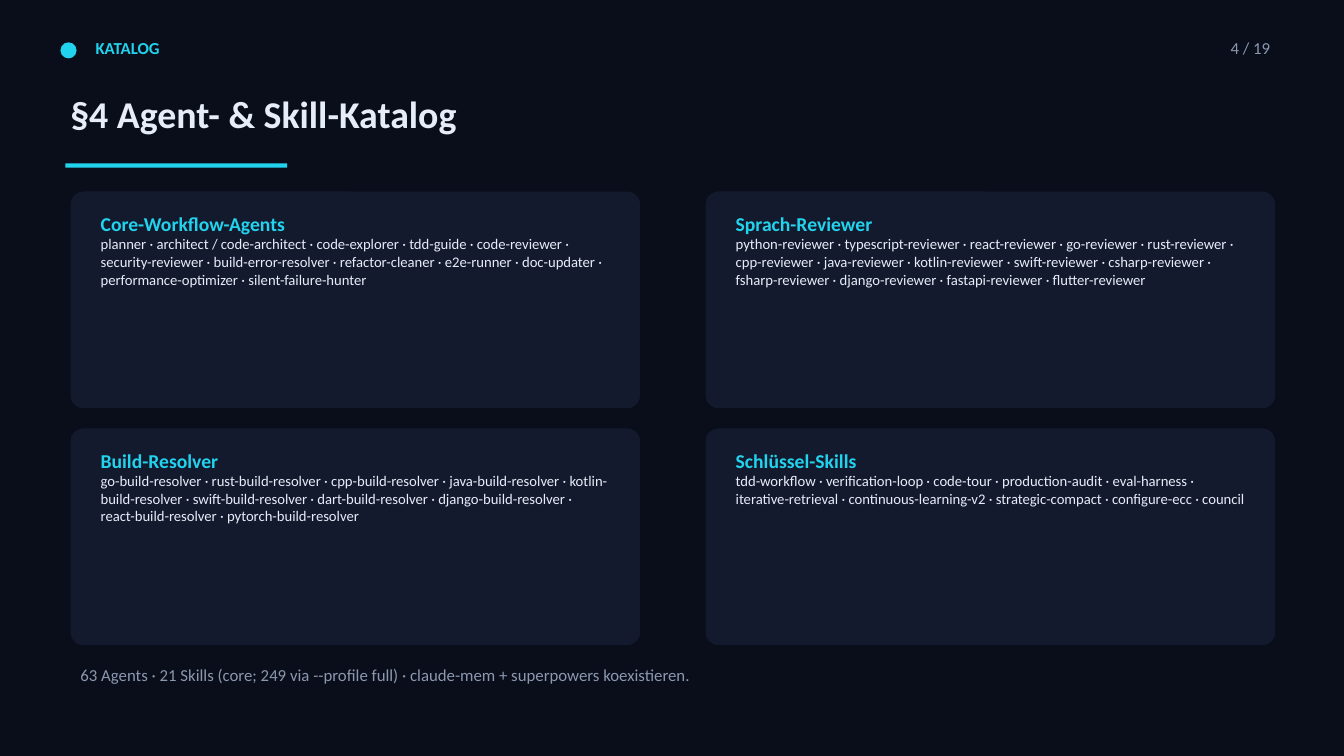
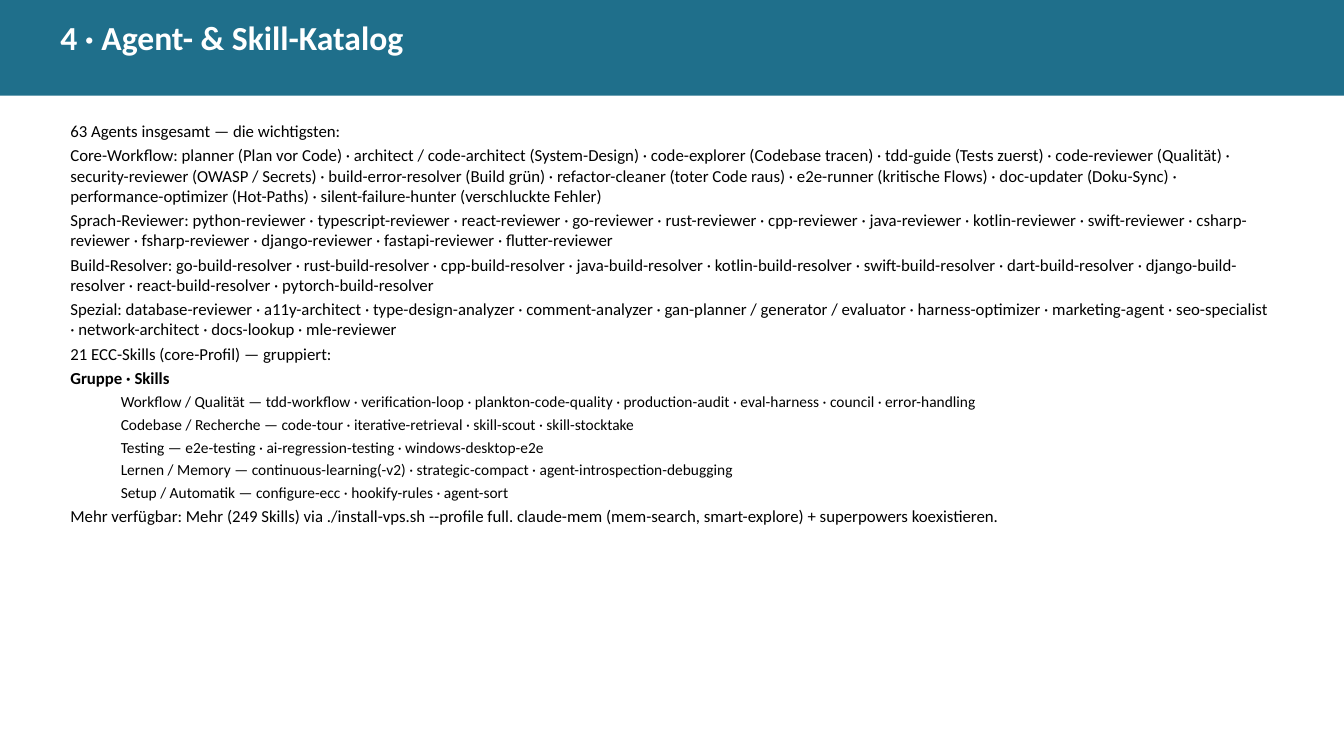
Before and after one commit to Paulee8155/Claude-Code-BestPractice, a slide deck: slide 5 of docs/ECC-Harness-Guide.de.pptx. Drawn at 1344x756 pixels with LibreOffice and Linux fonts; fonts in the diff are those of the drawing. Boxes give left, top, right and bottom in pixels: in the first picture for what was removed or moved away, otherwise in the second. Text is boxed around its words. In the diff, an @@ line names an element or a change of style, - is before the commit and + after.

```diff
--- a/docs/ECC-Harness-Guide.de.pptx
+++ b/docs/ECC-Harness-Guide.de.pptx
@@ background #0A0E1A to #FFFFFF @@
@@ rectangle added at (0, 0, 1344, 96), fill #1F6F8B @@
@@ text at (60, 26, 403, 56): text changed; size 27 to 24 pt; text colour #E6EDF8 to #FFFFFF @@
-§4 Agent- & Skill-Katalog
+4 · Agent- & Skill-Katalog
@@ ellipse removed at (60, 42, 77, 58) @@
@@ text removed at (96, 43, 160, 54) @@
-KATALOG
@@ text removed at (1231, 43, 1270, 54) @@
-4 / 19
@@ text added at (70, 125, 1267, 525), 12 pt, text #000000 @@
+63 Agents insgesamt — die wichtigsten:
+Core-Workflow: planner (Plan vor Code) · architect / code-architect (System-Design) · code-explorer (Codebase tracen) · tdd-guide (Tests zuerst) · code-reviewer (Qualität) · security-reviewer (OWASP / Secrets) · build-error-resolver (Build grün) · refactor-cleaner (toter Code raus) · e2e-runner (kritische Flows) · doc-updater (Doku-Sync) · performance-optimizer (Hot-Paths) · silent-failure-hunter (verschluckte Fehler)
+Sprach-Reviewer: python-reviewer · typescript-reviewer · react-reviewer · go-reviewer · rust-reviewer · cpp-reviewer · java-reviewer · kotlin-reviewer · swift-reviewer · csharp-reviewer · fsharp-reviewer · django-reviewer · fastapi-reviewer · flutter-reviewer
+Build-Resolver: go-build-resolver · rust-build-resolver · cpp-build-resolver · java-build-resolver · kotlin-build-resolver · swift-build-resolver · dart-build-resolver · django-build-resolver · react-build-resolver · pytorch-build-resolver
+Spezial: database-reviewer · a11y-architect · type-design-analyzer · comment-analyzer · gan-planner / generator / evaluator · harness-optimizer · marketing-agent · seo-specialist · network-architect · docs-lookup · mle-reviewer
+21 ECC-Skills (core-Profil) — gruppiert:
+Gruppe · Skills
+  Workflow / Qualität — tdd-workflow · verification-loop · plankton-code-quality · production-audit · eval-harness · council · error-handling
+  Codebase / Recherche — code-tour · iterative-retrieval · skill-scout · skill-stocktake
+  Testing — e2e-testing · ai-regression-testing · windows-desktop-e2e
+  Lernen / Memory — continuous-learning(-v2) · strategic-compact · agent-introspection-debugging
+  Setup / Automatik — configure-ecc · hookify-rules · agent-sort
+Mehr verfügbar: Mehr (249 Skills) via ./install-vps.sh --profile full. claude-mem (mem-search, smart-explore) + superpowers koexistieren.
@@ rectangle removed at (66, 163, 287, 167) @@
@@ rounded rectangle removed at (71, 192, 640, 408) @@
@@ rounded rectangle removed at (706, 192, 1275, 408) @@
@@ text removed at (101, 217, 595, 288) @@
-Core-Workflow-Agents
-planner · architect / code-architect · code-explorer · tdd-guide · code-reviewer · security-reviewer · build-error-resolver · refactor-cleaner · e2e-runner · doc-updater · performance-optimizer · silent-failure-hunter
@@ text removed at (736, 217, 1226, 288) @@
-Sprach-Reviewer
-python-reviewer · typescript-reviewer · react-reviewer · go-reviewer · rust-reviewer · cpp-reviewer · java-reviewer · kotlin-reviewer · swift-reviewer · csharp-reviewer · fsharp-reviewer · django-reviewer · fastapi-reviewer · flutter-reviewer
@@ rounded rectangle removed at (71, 429, 640, 645) @@
@@ rounded rectangle removed at (706, 429, 1275, 645) @@
@@ text removed at (101, 454, 608, 524) @@
-Build-Resolver
-go-build-resolver · rust-build-resolver · cpp-build-resolver · java-build-resolver · kotlin-build-resolver · swift-build-resolver · dart-build-resolver · django-build-resolver · react-build-resolver · pytorch-build-resolver
@@ text removed at (736, 454, 1244, 507) @@
-Schlüssel-Skills
-tdd-workflow · verification-loop · code-tour · production-audit · eval-harness · iterative-retrieval · continuous-learning-v2 · strategic-compact · configure-ecc · council
@@ text removed at (80, 669, 689, 684) @@
-63 Agents · 21 Skills (core; 249 via --profile full) · claude-mem + superpowers koexistieren.
```
Also in this commit, not shown: 13 other slides changed, 15 slides added, 7 slides removed, 10 other files.
